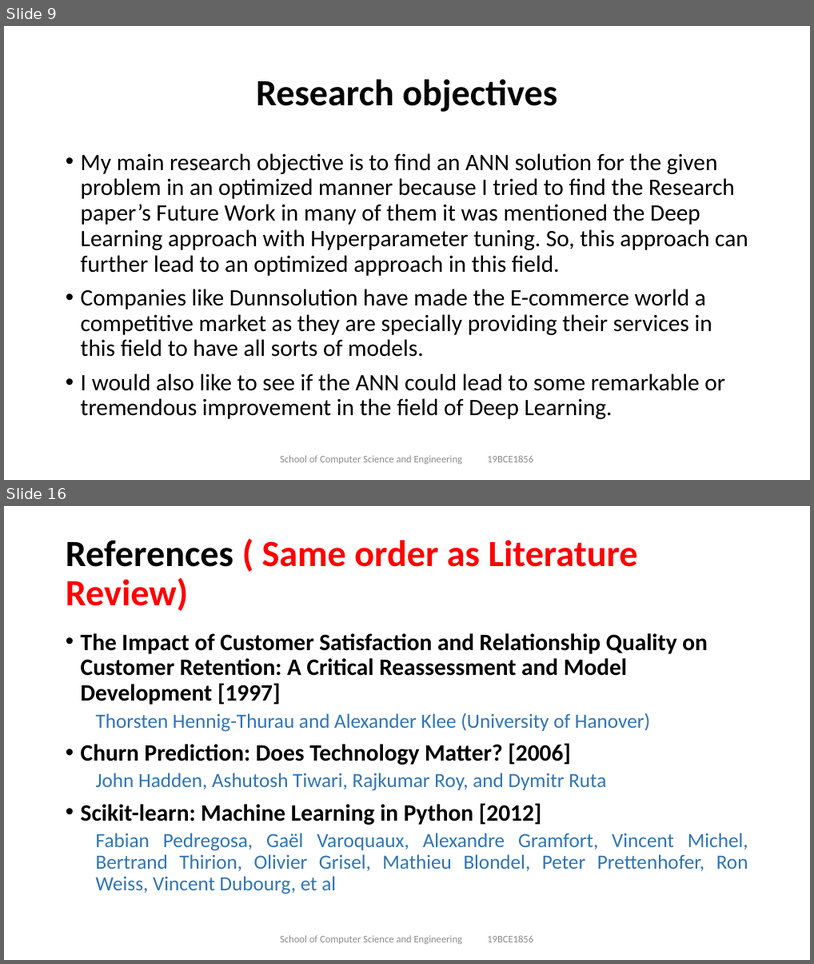
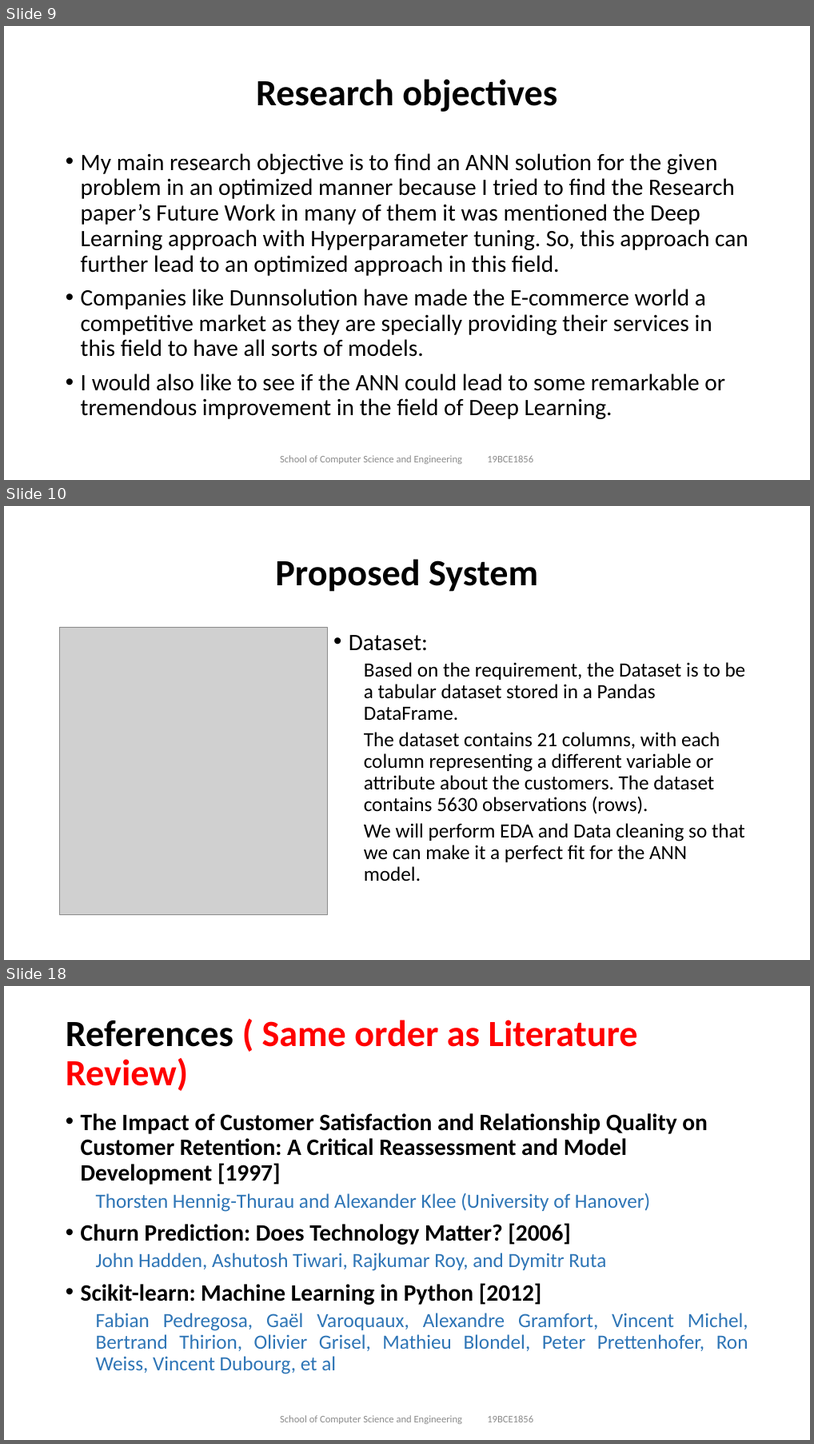
Before and after one commit to tusharmaurya267/E-commerce-Research-paper, a slide deck: Final Review.pptx. Shown one above the other, each under a label of ours: slides 9 and 16 before the commit, slides 9, 10 and 18 after it; the slides between them are not shown. The pictures are 814x964 and 814x1444 pixels, drawn with LibreOffice and Linux fonts; fonts in the diff are those of the drawing; grey boxes stand for pictures. Boxes give left, top, right and bottom in pixels: in the first picture for what was removed or moved away, otherwise in the second. Text is boxed around its words. In the diff, an @@ line names an element or a change of style, - is before the commit and + after.

```diff
--- a/Final Review.pptx
+++ b/Final Review.pptx
@@ slide 10 added at [4,506,810,960], background #FFFFFF @@
@@ title added at [275,559,538,592], 44 pt, text #000000, bold @@
+Proposed System
@@ picture added at [60,627,328,915] @@
@@ text added at [349,635,746,880], 24 pt, text #000000 @@
+• Dataset:
+  Based on the requirement, the Dataset is to be a tabular dataset stored in a Pandas DataFrame.
+  The dataset contains 21 columns, with each column representing a different variable or attribute about the customers. The dataset contains 5630 observations (rows).
+  We will perform EDA and Data cleaning so that we can make it a perfect fit for the ANN model.
@@ what was slide 16 is now slide 18 @@
```
Also in this commit, not shown: 2 slides changed, 5 other slides added, 4 slides removed.
